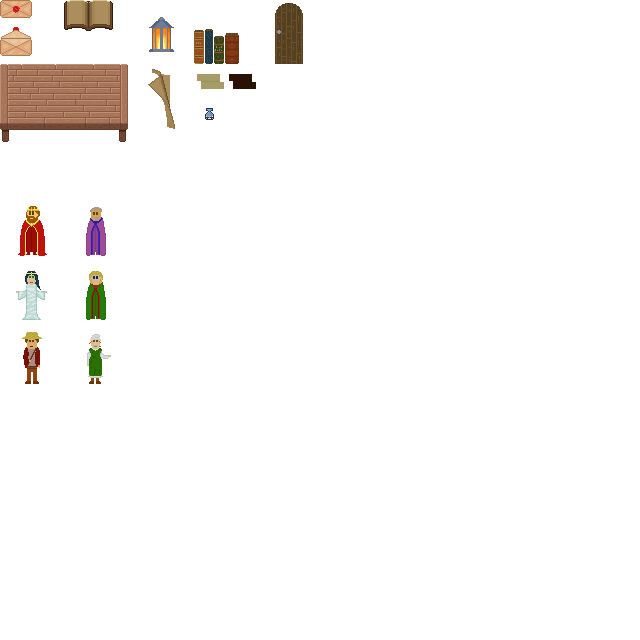
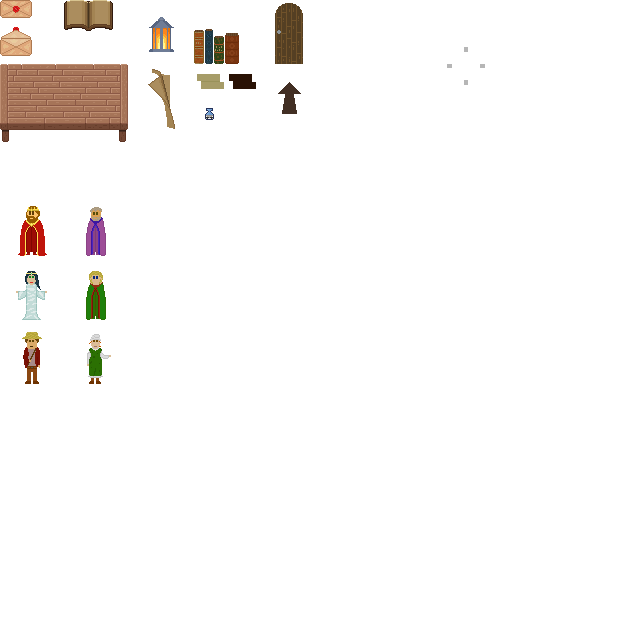
Layers edited between the first and the second w=640, h=640 image:
added layer "Torus" above "runes Kopie" over (x1=447, y1=47, x2=485, y2=85)
added layer "Ebene 9" above "Arrow" over (x1=278, y1=82, x2=301, y2=114)
